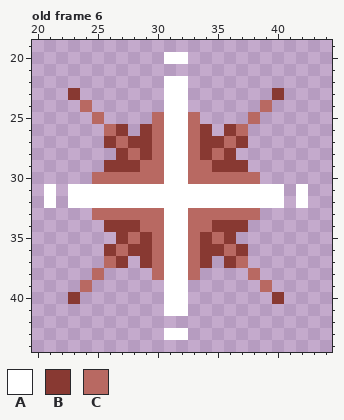
Pixel-art file: Sprites/spritesheet.aseprite. Above: the version before the commit.
64x64 pixels, 9 frames. Shown: old frame 6: x 20..44, y 19..44. The commit also changed other frames, which this record leaves out.
Palette (. is transparent): A #ffffff  B #883932  C #b86962
Pixels before, old frame 6, first column x 21:
20 ..........AA..........
21 ......................
22 ..........AA..........
23 ..B.......AA.......B..
24 ...C......AA......C...
25 ....C....CAAC....C....
26 .....CB.BCAACB.BC.....
27 .....BCBBCAACBBCB.....
28 ......BCBCAACBCB......
29 .....BBBCCAACCBBB.....
30 ....CCCCCCAACCCCCC....
31 A.AAAAAAAAAAAAAAAAAA.A
32 A.AAAAAAAAAAAAAAAAAA.A
33 ....CCCCCCAACCCCCC....
34 .....BBBCCAACCBBB.....
35 ......BCBCAACBCB......
36 .....BCBBCAACBBCB.....
37 .....CB.BCAACB.BC.....
38 ....C....CAAC....C....
39 ...C......AA......C...
40 ..B.......AA.......B..
41 ..........AA..........
42 ......................
43 ..........AA..........
The same view after the edit:
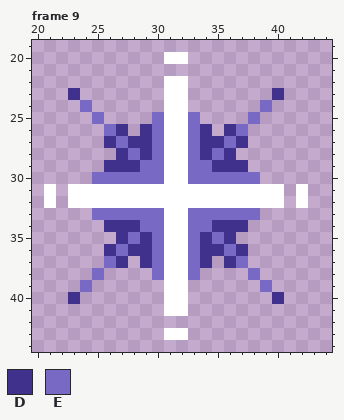
Colours new in this view: D #40318d  E #7869c4
A new or re-ordered frame is compared with the old frame closest to it.
Commit: added mini ship and shield sprites
Difference:
frames 9 -> 17
Changed rows in their new state; - is an unchanged pixel.
Frame 9 is new; against old frame 6:
first column x 23:
23 D----------------D
24 -E--------------E-
25 --E----E--E----E--
26 ---ED-DE--ED-DE---
27 ---DEDDE--EDDED---
28 ----DEDE--EDED----
29 ---DDDEE--EEDDD---
30 --EEEEEE--EEEEEE--
33 --EEEEEE--EEEEEE--
34 ---DDDEE--EEDDD---
35 ----DEDE--EDED----
36 ---DEDDE--EDDED---
37 ---ED-DE--ED-DE---
38 --E----E--E----E--
39 -E--------------E-
40 D----------------D
